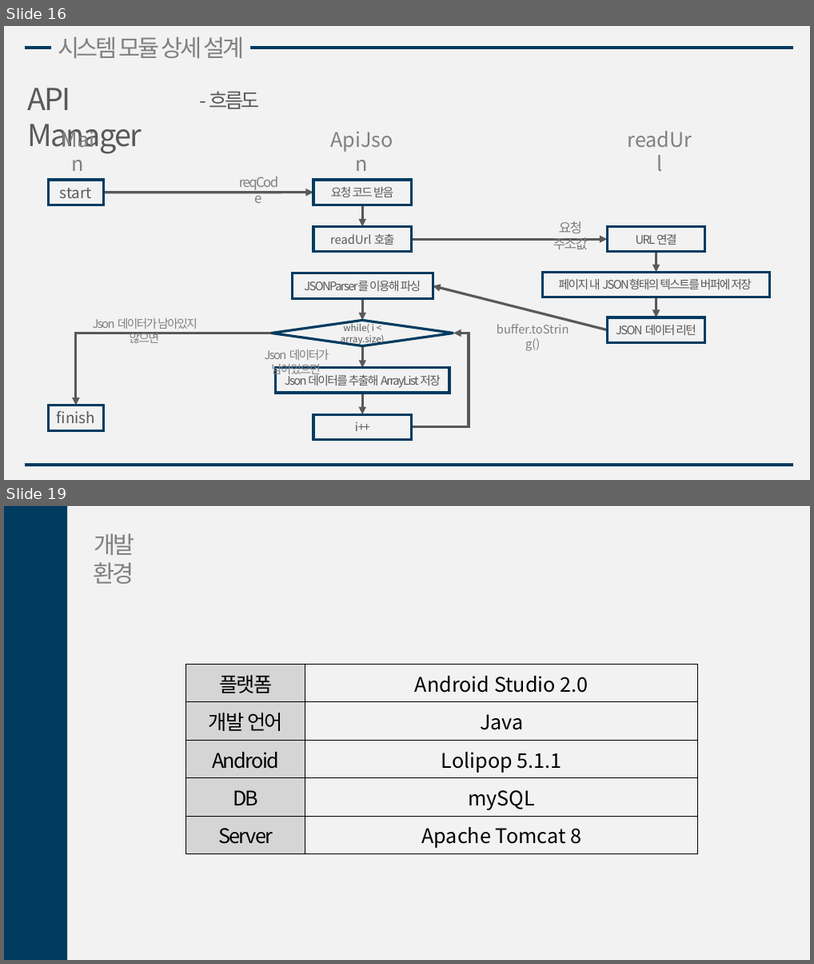
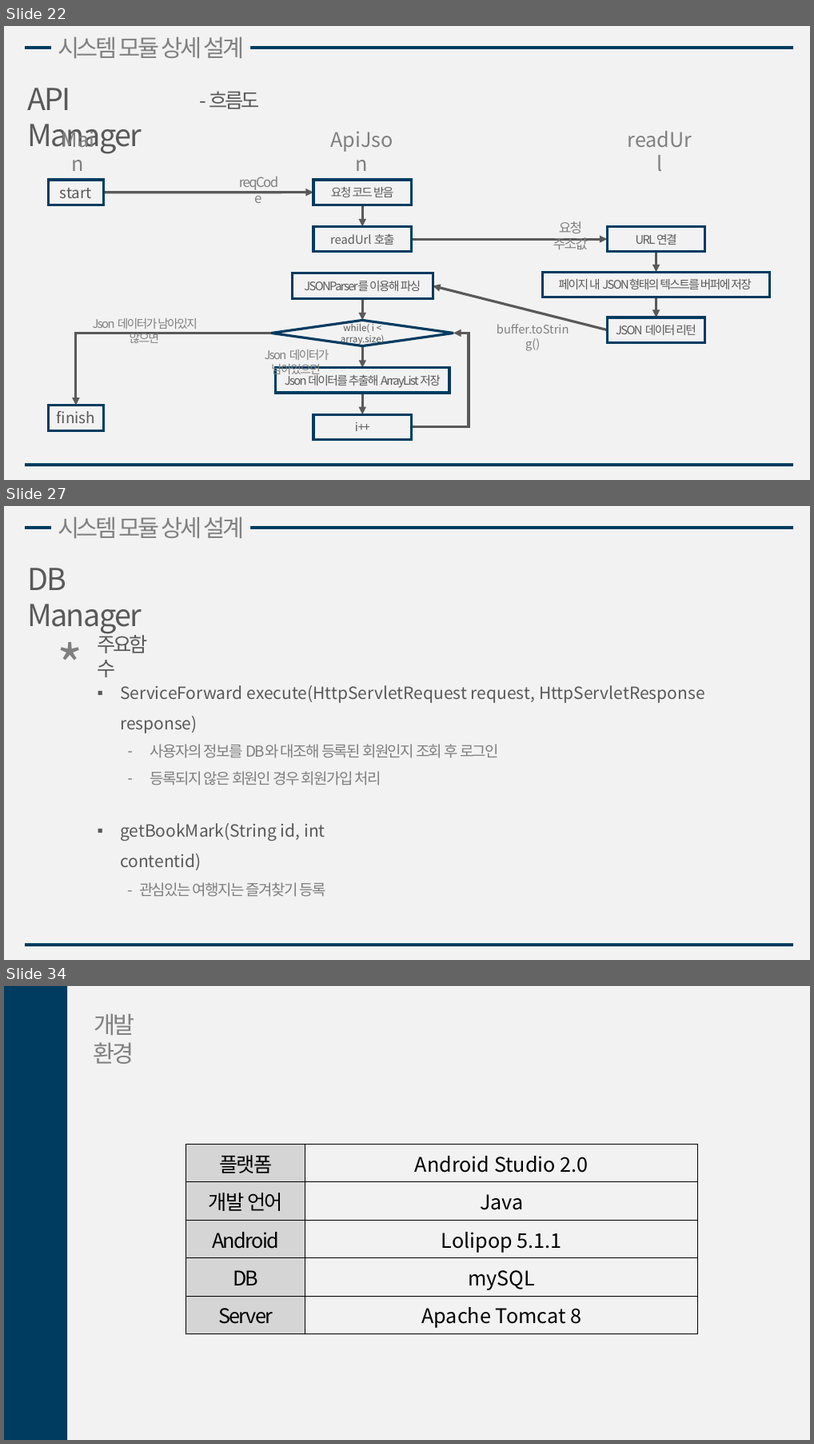
Before and after one commit to gmlrud1211/project, a slide deck: document/설계서.pptx. Shown one above the other, each under a label of ours: slides 16 and 19 before the commit, slides 22, 27 and 34 after it; the slides between them are not shown. The pictures are 814x964 and 814x1444 pixels, drawn with LibreOffice and Linux fonts; fonts in the diff are those of the drawing. Boxes give left, top, right and bottom in pixels: in the first picture for what was removed or moved away, otherwise in the second. Text is boxed around its words. In the diff, an @@ line names an element or a change of style, - is before the commit and + after.

Commit message:
2차 설계서

```diff
--- a/document/설계서.pptx
+++ b/document/설계서.pptx
@@ slide 27 added at [4,506,810,960], background #F2F2F2 @@
@@ line added from (25, 527) to (794, 527), #003B60 4 pt @@
@@ text added at [58,517,244,538], 28 pt, text #808080 @@
+시스템 모듈 상세 설계
@@ text added at [27,568,142,634], 36 pt, text #595959 @@
+DB Manager
@@ text added at [52,628,107,656], 66 pt, text #7F7F7F @@
+*
@@ text added at [98,631,148,677], 24 pt, text #595959 @@
+주요함수
@@ text added at [120,685,706,785], 20 pt, text #595959 @@
+▪ ServiceForward execute(HttpServletRequest request, HttpServletResponse response)
+  – 사용자의 정보를 DB와 대조해 등록된 회원인지 조회 후 로그인
+  – 등록되지 않은 회원인 경우 회원가입 처리
@@ text added at [120,823,326,896], 20 pt, text #595959 @@
+▪ getBookMark(String id, int contentid)
+  - 관심있는 여행지는 즐겨찾기 등록
@@ line added from (25, 944) to (794, 944), #003B60 4 pt @@
@@ what was slide 16 is now slide 22 @@
@@ what was slide 19 is now slide 34 @@
```
Also in this commit, not shown: 4 slides changed, 14 other slides added.
